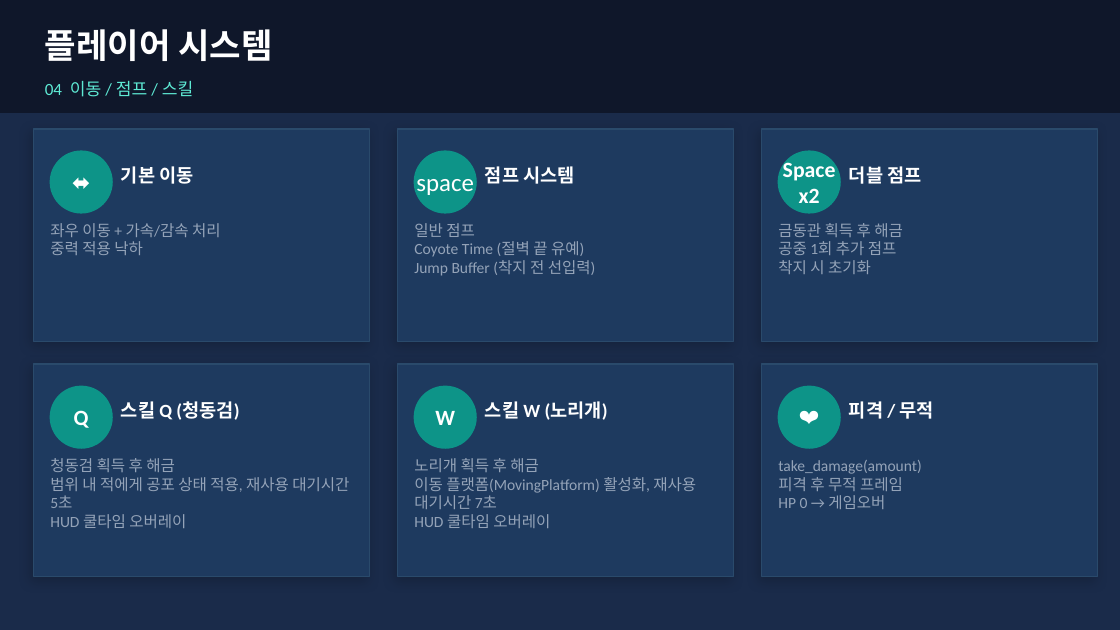
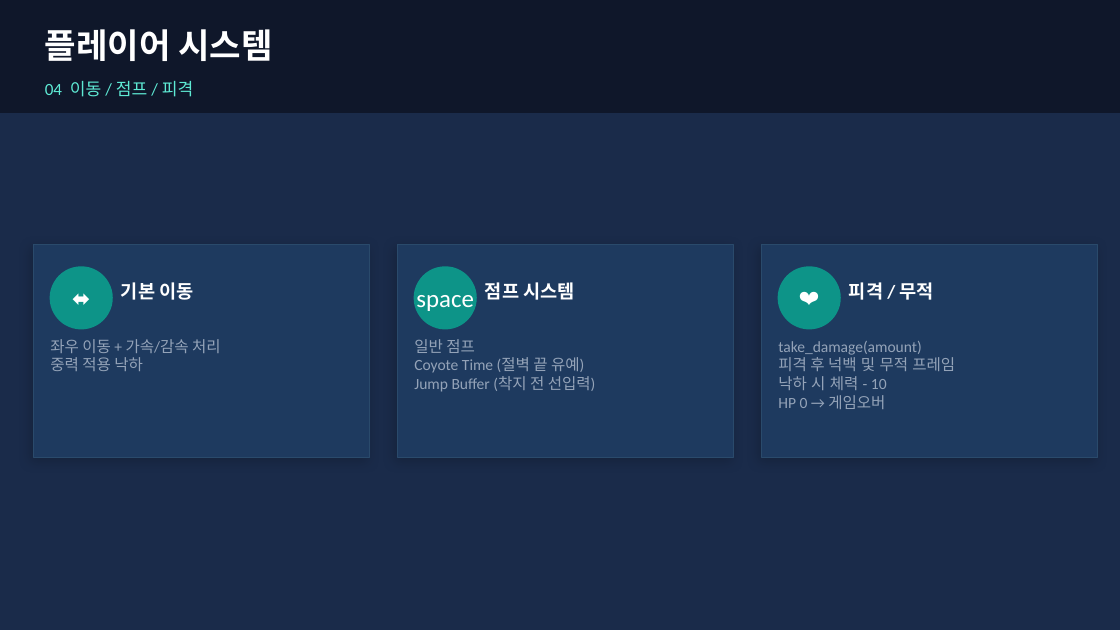
Before and after one commit to JunhyeongKim1/Retrieve-game-, a slide deck: slide 6 of Retrieve_최종발표.pptx. Drawn at 1120x630 pixels with LibreOffice and Linux fonts; fonts in the diff are those of the drawing. Boxes give left, top, right and bottom in pixels: in the first picture for what was removed or moved away, otherwise in the second. Text is boxed around its words. In the diff, an @@ line names an element or a change of style, - is before the commit and + after.

```diff
--- a/Retrieve_최종발표.pptx
+++ b/Retrieve_최종발표.pptx
@@ text at box(45, 81, 194, 97): text changed @@
-04 이동 / 점프 / 스킬
+04 이동 / 점프 / 피격
@@ rectangle removed at box(762, 129, 1098, 342) @@
@@ ellipse removed at box(778, 151, 840, 213) @@
@@ text removed at box(783, 159, 836, 203) @@
-Space
-x2
@@ text removed at box(849, 166, 921, 184) @@
-더블 점프
@@ text removed at box(778, 223, 903, 274) @@
-금동관 획득 후 해금
-공중 1회 추가 점프
-착지 시 초기화
@@ 6 texts, 2 rectangles, 2 ellipses: place and size @@
-6 texts, 2 rectangles, 2 ellipses at box(34, 129, 734, 342)
+6 texts, 2 rectangles, 2 ellipses at box(34, 244, 734, 457)
@@ 3 texts, 1 rectangle, 1 ellipse: place and size @@
-3 texts, 1 rectangle, 1 ellipse at box(762, 364, 1098, 577)
+3 texts, 1 rectangle, 1 ellipse at box(762, 244, 1098, 457)
@@ text at box(778, 357, 955, 390): text changed @@
-피격 후 무적 프레임
+피격 후 넉백 및 무적 프레임
+낙하 시 체력 - 10
@@ rectangle removed at box(34, 364, 370, 577) @@
@@ ellipse removed at box(50, 386, 112, 448) @@
@@ rectangle removed at box(398, 364, 734, 577) @@
@@ ellipse removed at box(414, 386, 476, 448) @@
@@ text removed at box(74, 410, 89, 428) @@
-Q
@@ text removed at box(121, 401, 239, 420) @@
-스킬 Q (청동검)
@@ text removed at box(435, 411, 455, 425) @@
-W
@@ text removed at box(485, 401, 608, 420) @@
-스킬 W (노리개)
@@ text removed at box(50, 458, 349, 528) @@
-청동검 획득 후 해금
-범위 내 적에게 공포 상태 적용, 재사용 대기시간 5초
-HUD 쿨타임 오버레이
@@ text removed at box(414, 458, 696, 528) @@
-노리개 획득 후 해금
-이동 플랫폼(MovingPlatform) 활성화, 재사용 대기시간 7초
-HUD 쿨타임 오버레이
```
Also in this commit, not shown: 2 other slides changed.
